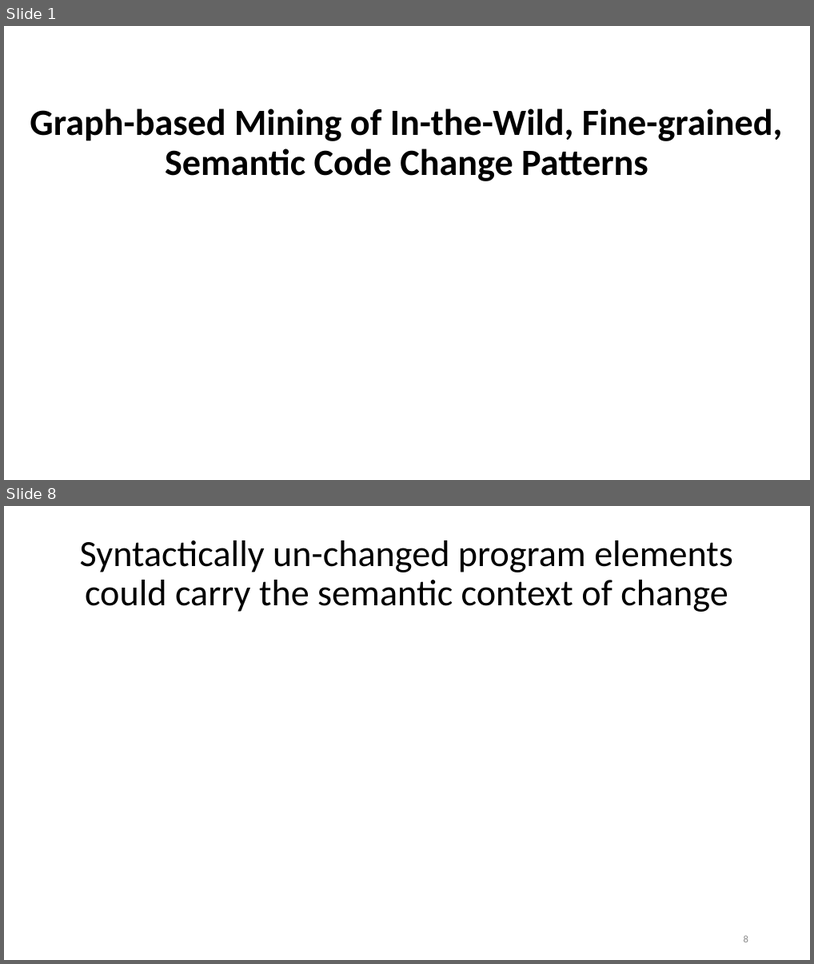
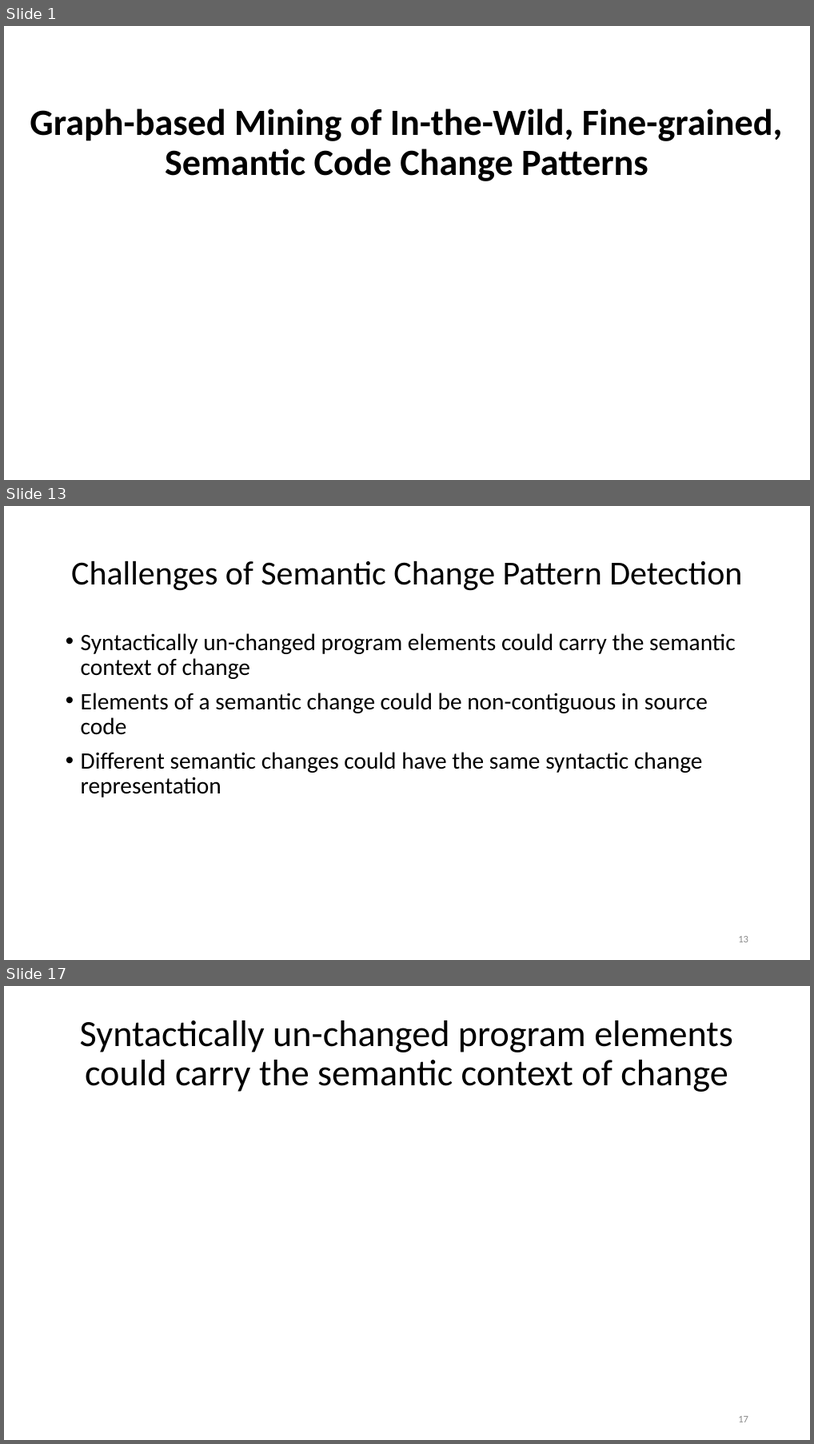
Before and after one commit to nguyenhoan/CPatMiner, a slide deck: CPatMiner_2.pptx. Shown one above the other, each under a label of ours: slides 1 and 8 before the commit, slides 1, 13 and 17 after it; the slides between them are not shown. The pictures are 814x964 and 814x1444 pixels, drawn with LibreOffice and Linux fonts; fonts in the diff are those of the drawing. Boxes give left, top, right and bottom in pixels: in the first picture for what was removed or moved away, otherwise in the second. Text is boxed around its words. In the diff, an @@ line names an element or a change of style, - is before the commit and + after.

```diff
--- a/CPatMiner_2.pptx
+++ b/CPatMiner_2.pptx
@@ slide 13 added at (4,506,810,960), background #FFFFFF @@
@@ title added at (71,561,742,591), 40 pt, text #000000 @@
+Challenges of Semantic Change Pattern Detection
@@ text added at (81,633,736,797), 28 pt, text #000000 @@
+• Syntactically un-changed program elements could carry the semantic context of change
+• Elements of a semantic change could be non-contiguous in source code
+• Different semantic changes could have the same syntactic change representation
@@ page number added at (738,936,749,942), 12 pt, text #8C8C8C @@
+13
@@ what was slide 8 is now slide 17 @@
@@ page number at (738,1416,749,1422): text changed @@
-8
+17
```
Also in this commit, not shown: 6 slides changed, 8 other slides added.
